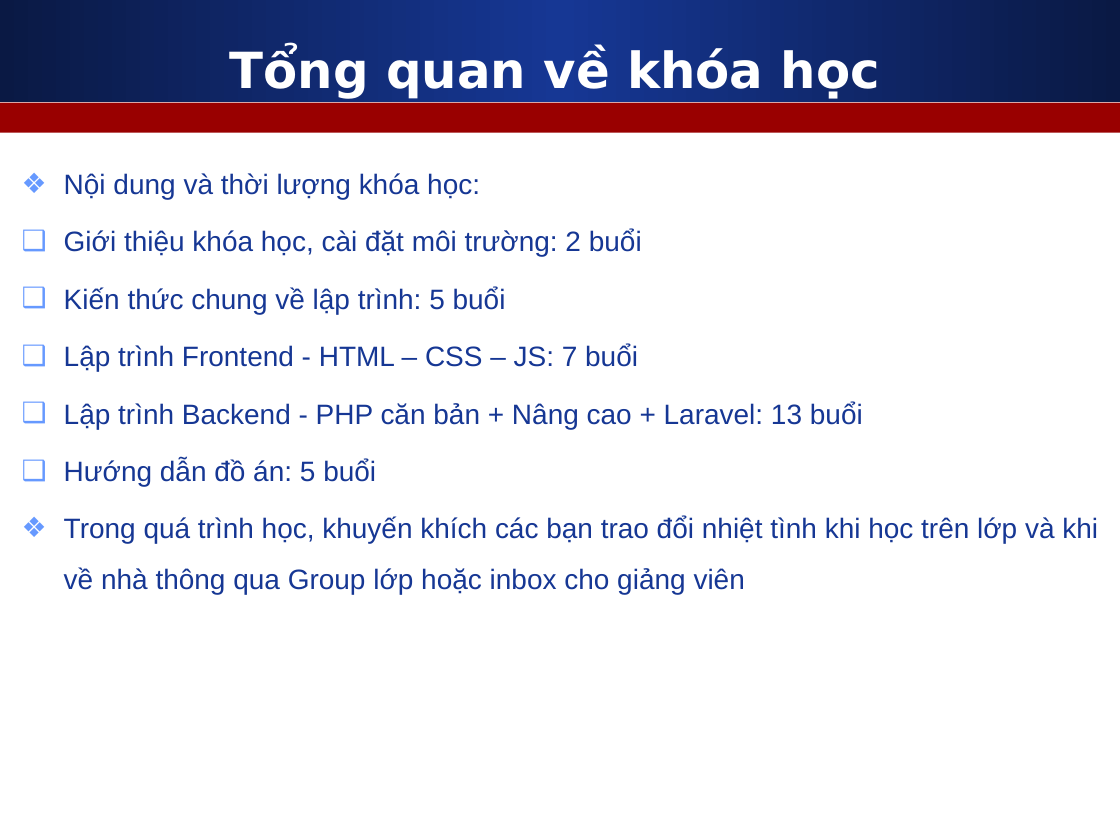
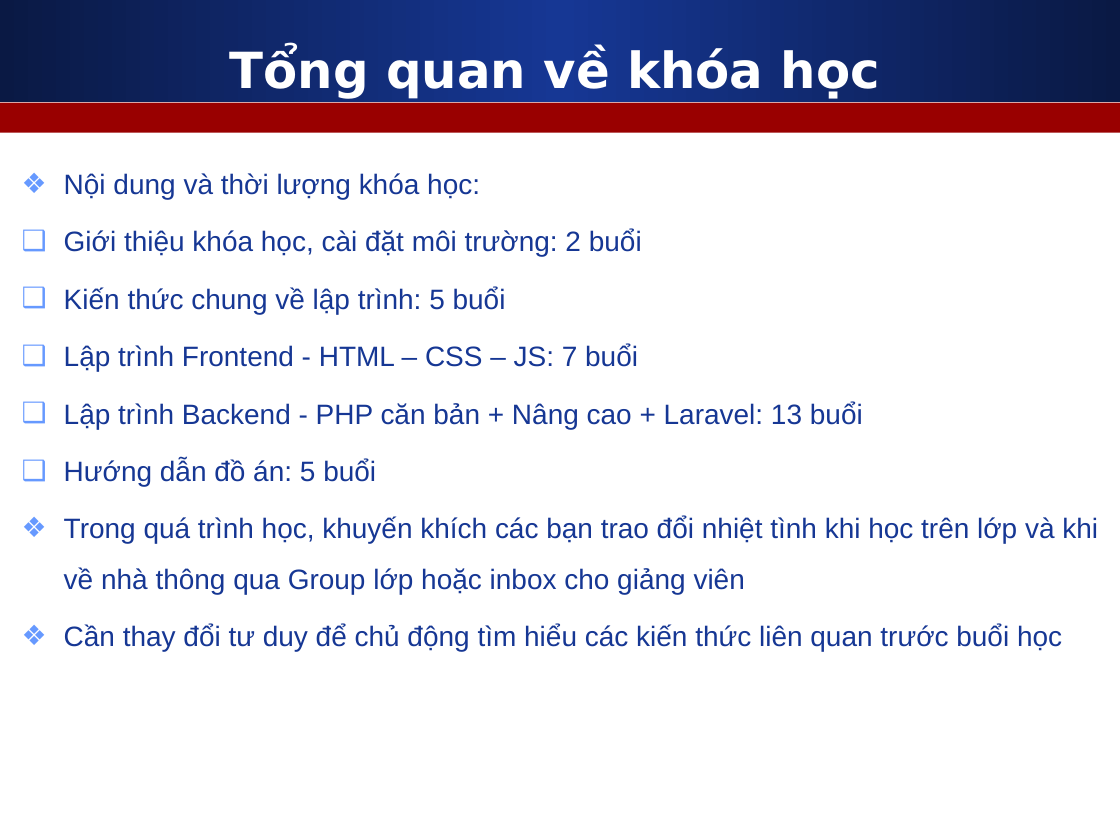
Before and after one commit to nguyenvietmanhit/php1220e2, a slide deck: slide 4 of Day01_Software_Setup_And_Git_And_HTML/Slides/1_Gioi_thieu_khoa_hoc.ppt. Drawn at 1120x840 pixels with LibreOffice and Linux fonts; fonts in the diff are those of the drawing. Boxes give left, top, right and bottom in pixels: in the first picture for what was removed or moved away, otherwise in the second. Text is boxed around its words. In the diff, an @@ line names an element or a change of style, - is before the commit and + after.

```diff
--- a/Day01_Software_Setup_And_Git_And_HTML/Slides/1_Gioi_thieu_khoa_hoc.ppt
+++ b/Day01_Software_Setup_And_Git_And_HTML/Slides/1_Gioi_thieu_khoa_hoc.ppt
@@ text at bbox=[64, 624, 1062, 651]: paragraph added @@
+❖ Cần thay đổi tư duy để chủ động tìm hiểu các kiến thức liên quan trước buổi học
```
